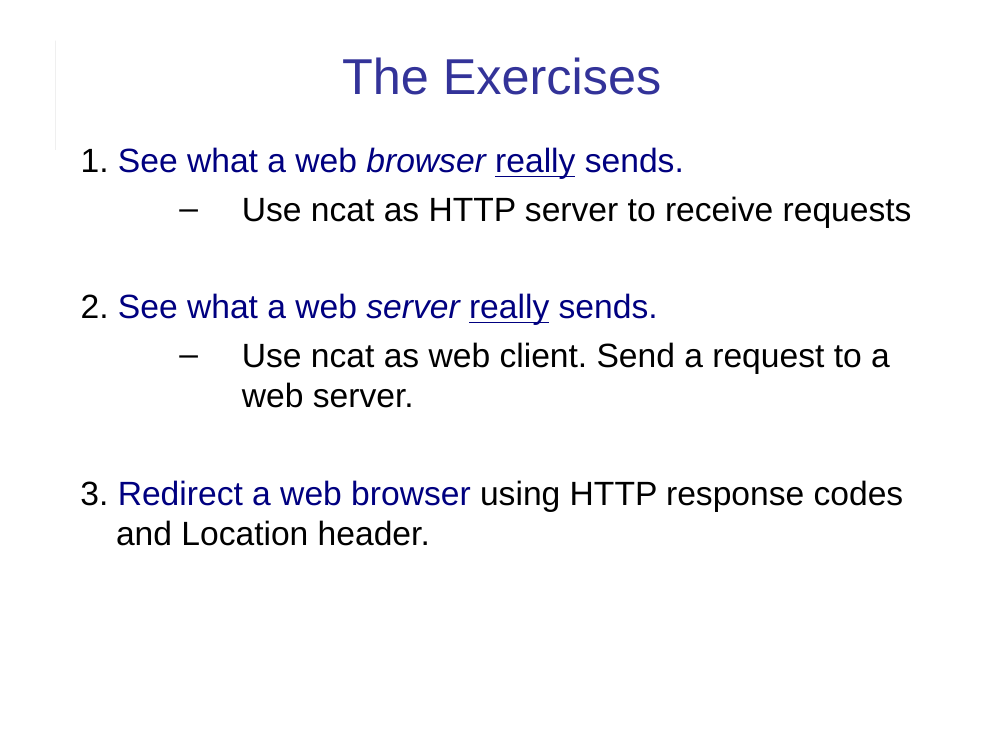
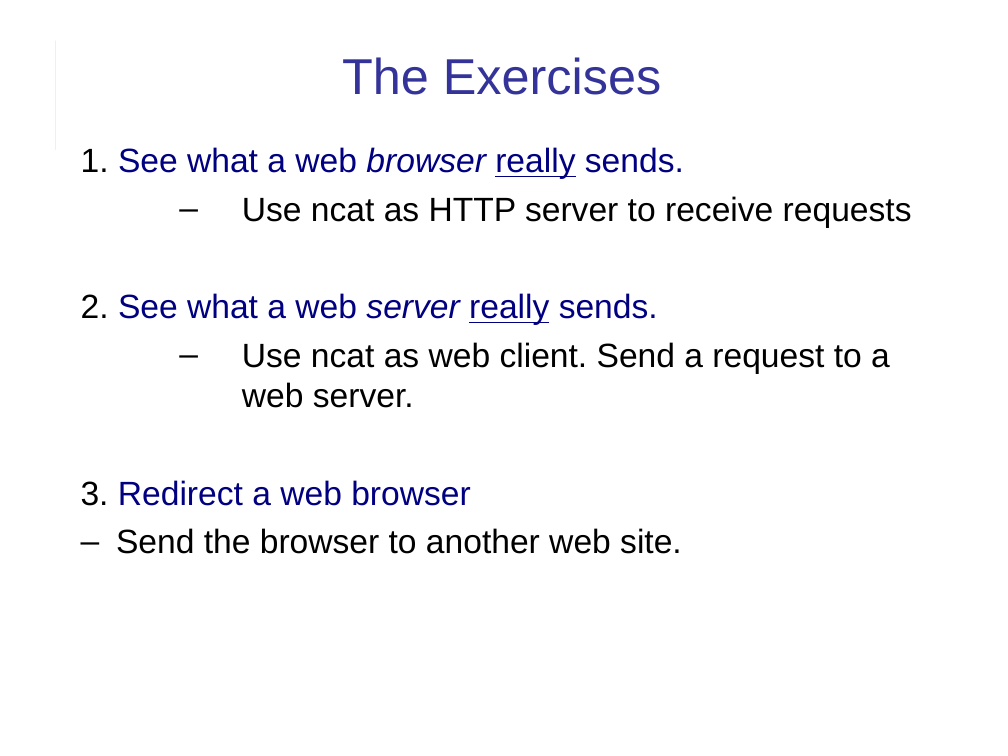
Before and after one commit to cpske/ISP, a slide deck: slide 2 of web/HTTP-in-Action.pptx. Drawn at 1008x756 pixels with LibreOffice and Linux fonts; fonts in the diff are those of the drawing. Boxes give left, top, right and bottom in pixels: in the first picture for what was removed or moved away, otherwise in the second. Text is boxed around its words. In the diff, an @@ line names an element or a change of style, - is before the commit and + after.

```diff
--- a/web/HTTP-in-Action.pptx
+++ b/web/HTTP-in-Action.pptx
@@ text at (81, 480, 682, 554): text changed @@
-3. Redirect a web browser using HTTP response codes and Location header.
+3. Redirect a web browser
+  – Send the browser to another web site.
```
Also in this commit, not shown: 3 other slides changed, 3 other files.
